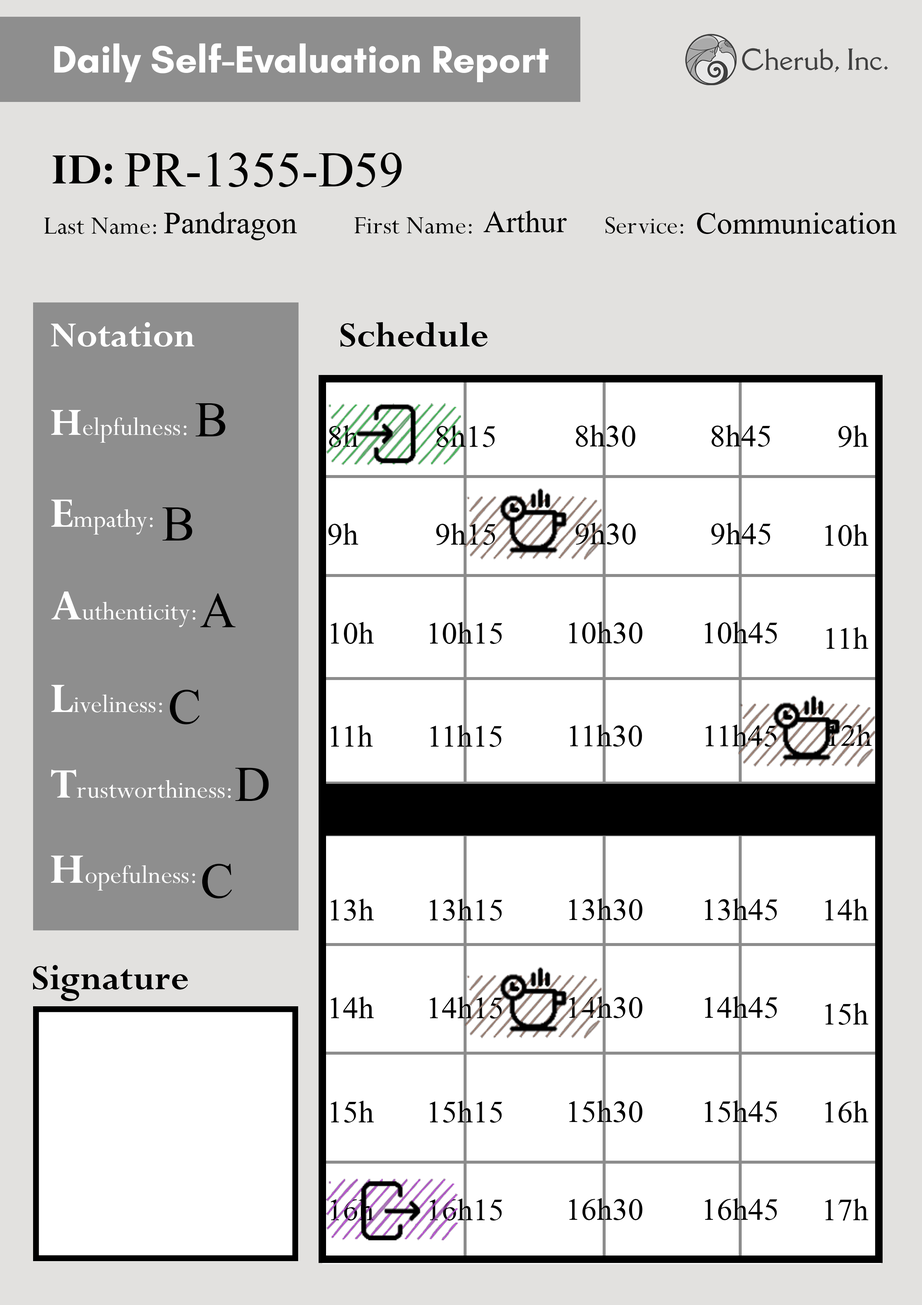
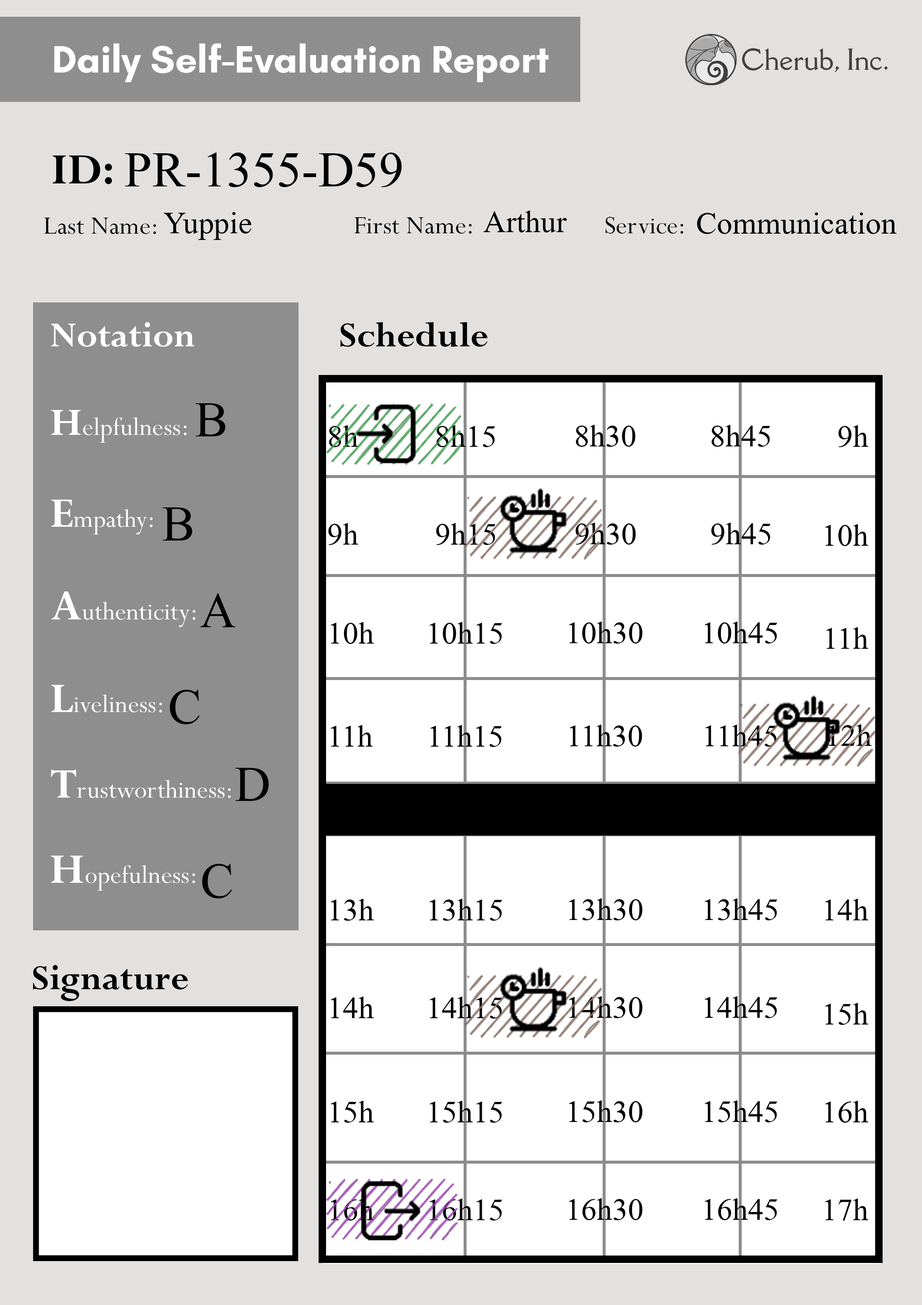
Layers edited between the first and the second (922, 1305) image:
renamed "Pandragon" to "Yuppie", painted on it over [163, 211, 298, 241]
